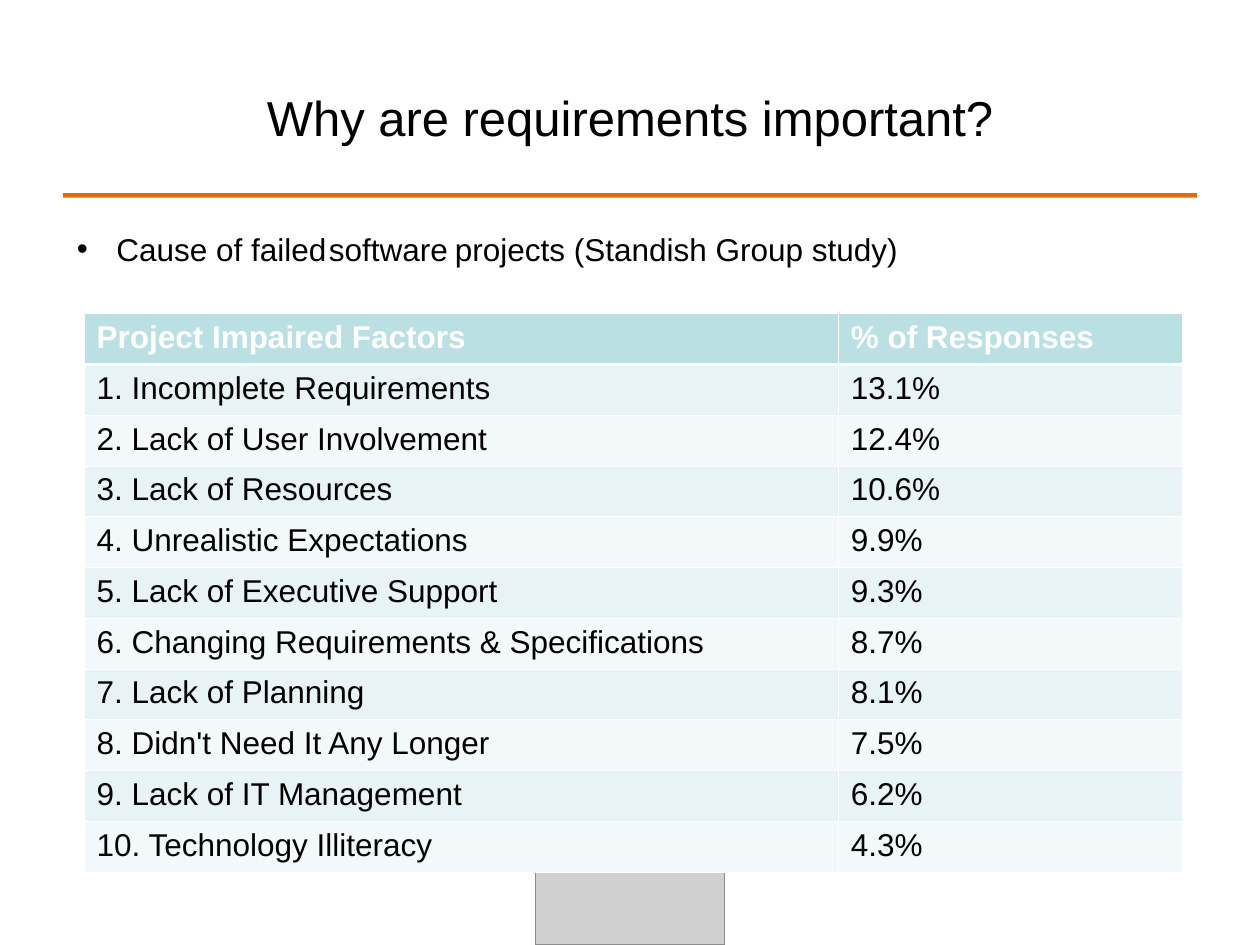
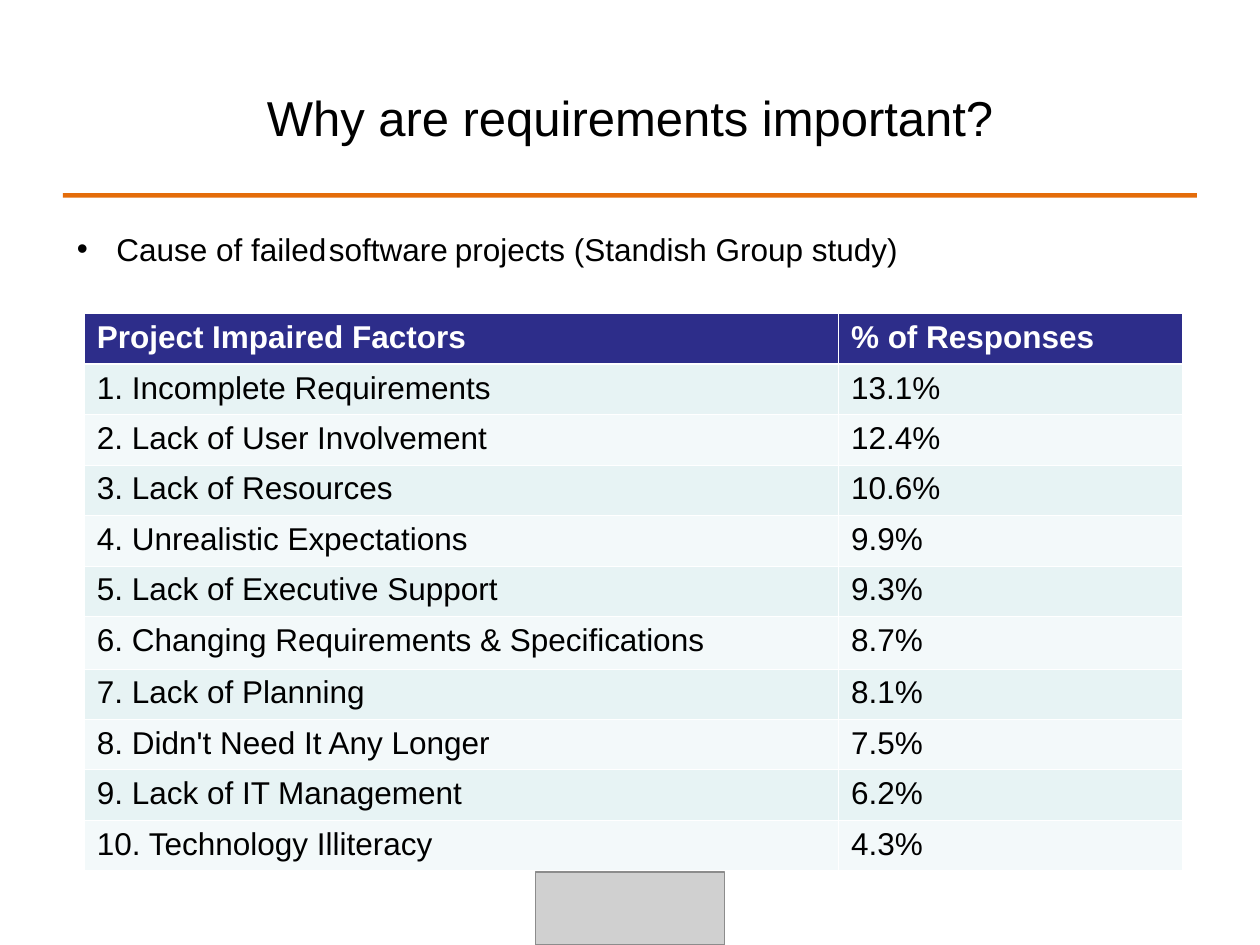
Before and after one commit to ALPHACamp/Camp-3-iOS-Dev, a slide deck: slide 20 of Class presentation/Week1 - Shyne/10-06-2014.ppt. Drawn at 1260x945 pixels with LibreOffice and Linux fonts; fonts in the diff are those of the drawing; grey boxes stand for pictures. Boxes give left, top, right and bottom in pixels: in the first picture for what was removed or moved away, otherwise in the second. Text is boxed around its words. In the diff, an @@ line names an element or a change of style, - is before the commit and + after.

```diff
--- a/Class presentation/Week1 - Shyne/10-06-2014.ppt
+++ b/Class presentation/Week1 - Shyne/10-06-2014.ppt
@@ table at bbox=[84, 314, 1183, 872] @@
@@ fill #BBE0E3 to #2D2D8A in row 1 @@
```
Also in this commit, not shown: 2 other files.
